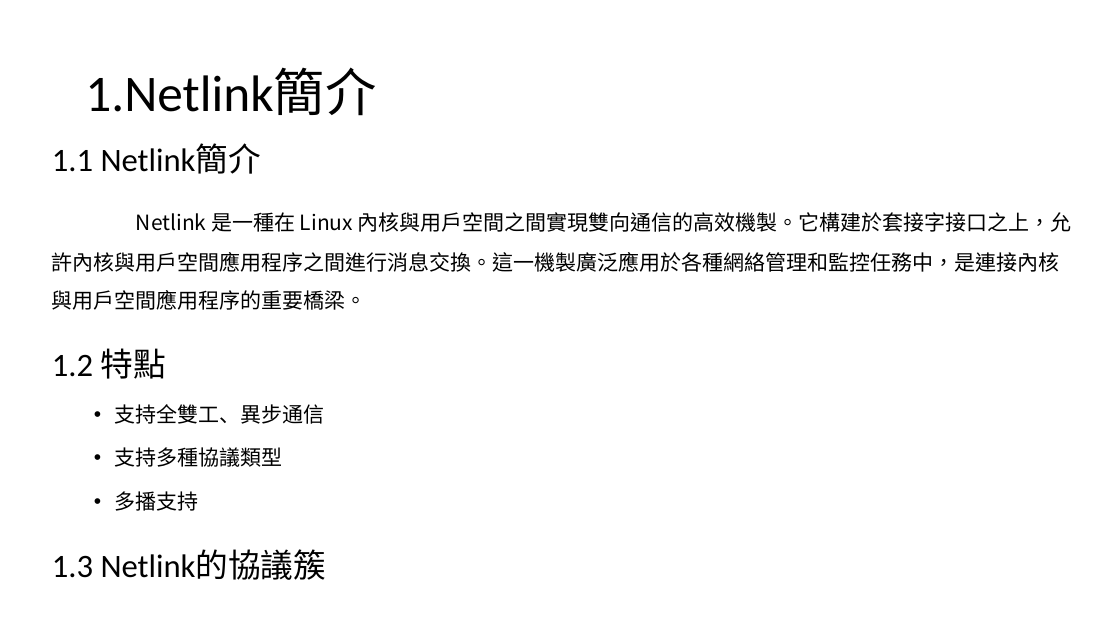
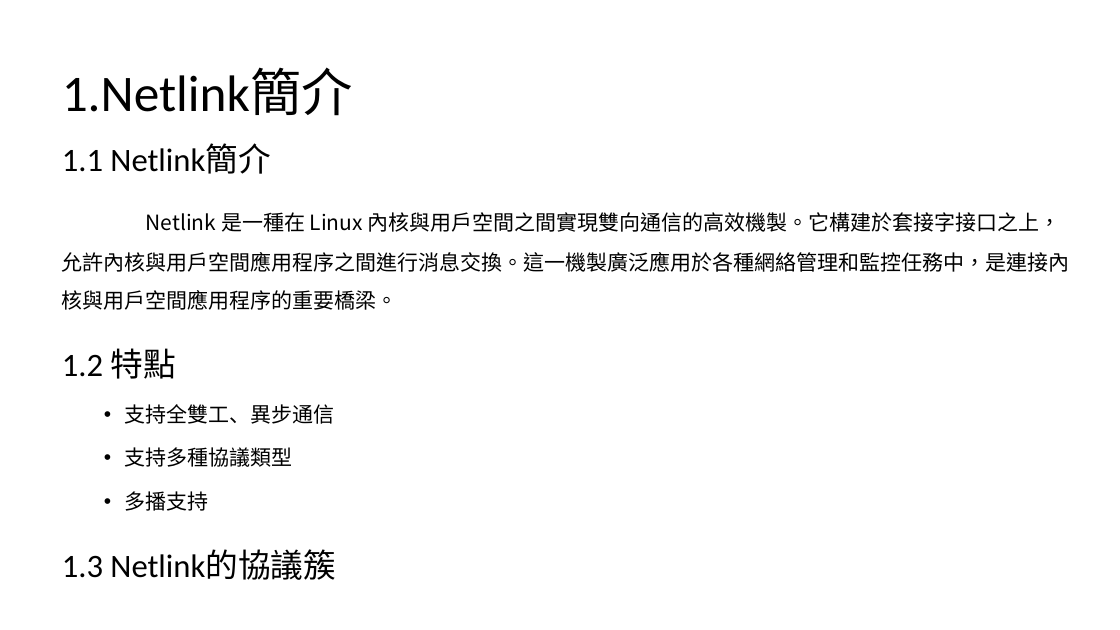
Before and after one commit to LewTIS/study, a slide deck: slide 2 of network_monitor/netlink.pptx. Drawn at 1120x630 pixels with LibreOffice and Linux fonts; fonts in the diff are those of the drawing. Boxes give left, top, right and bottom in pixels: in the first picture for what was removed or moved away, otherwise in the second. Text is boxed around its words. In the diff, an @@ line names an element or a change of style, - is before the commit and + after.

```diff
--- a/network_monitor/netlink.pptx
+++ b/network_monitor/netlink.pptx
@@ title "1.Netlink簡介": place and size @@
-title "1.Netlink簡介" at [85,68,376,116]
+title "1.Netlink簡介" at [62,68,353,116]
@@ text "1.1 Netlink簡介" rewrapped from [52,144,1072,580] to [62,144,1070,580] @@
```
Also in this commit, not shown: 4 other slides changed, 2 slides added, 2 slides removed.
